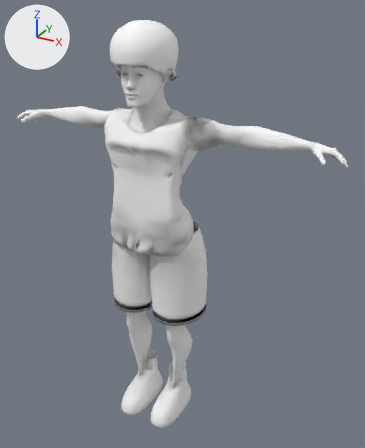
Two versions of the Blender file scripts/athlete/source/lab-athlete-studio.blend, one commit apart.
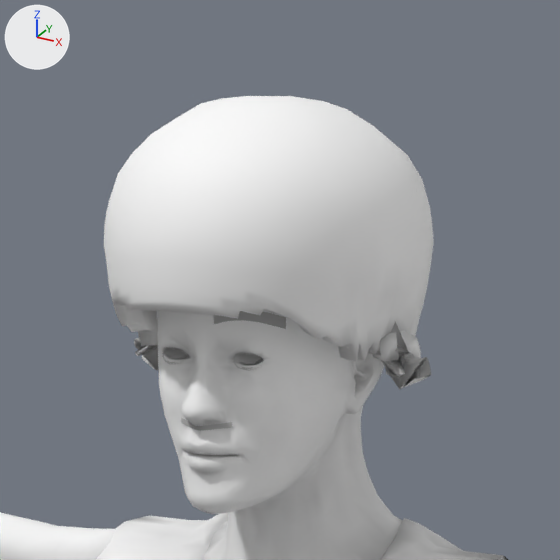
The first picture shows the older version from a 50 mm camera at (1.112, -1.78, 1.927) aimed at (0.097, 0.067, 1.004). The close-ups show the older and then the newer version on the part from 24% to 56% of the width and 0% to 26% of the height of that picture. Only the edits that show in the close-ups are written down. The lights are fixed; the arrows at upper left show +X, +Y and +Z.

Names of what the first close-up shows: 'HAIR_afro', 'LOD0_athlete'.
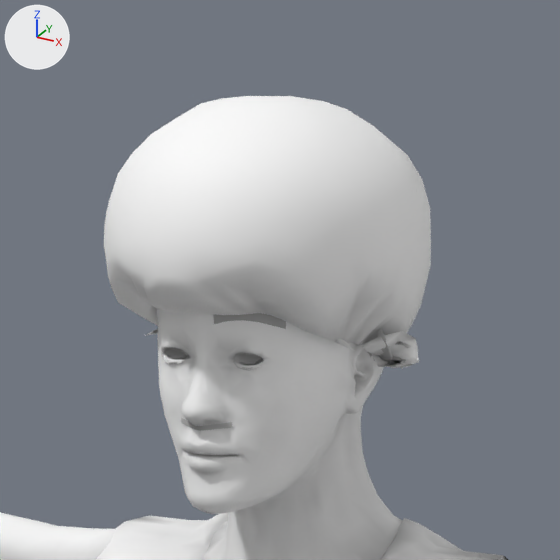
Location of each change, [x1, y1, x2, y2] in pixels of the close-ups (560 x 560 px; the box of a moved part takes in the faces that stretch with it):
'HAIR_afro', reshaped (7% shorter): before [104, 96, 434, 389]; after [104, 96, 431, 369]
part 1 of me_afro, moved or reshaped: before [106, 211, 434, 389]; after [106, 219, 431, 369]

The change in detail:
me_afro is used by ob_hair_afro; location (0.0, 0.0, 0.0).
me_afro had 976 vertices, 1812 faces and spanned x -0.14..0.14, y -0.205..0.084, z 1.647..1.865.
me_afro now has 976 vertices, 1812 faces and spans x -0.124..0.124, y -0.205..0.084, z 1.656..1.865.
me_afro part 1: 703 of 976 vertices moved; they spanned x -0.14..0.14, y -0.205..0.082, z 1.647..1.794 and now span x -0.124..0.124, y -0.203..0.08, z 1.656..1.792; mean shift (0.0, 0.001, 0.005); largest move (-0.126, -0.077, 1.664) -> (-0.08, -0.045, 1.685).
